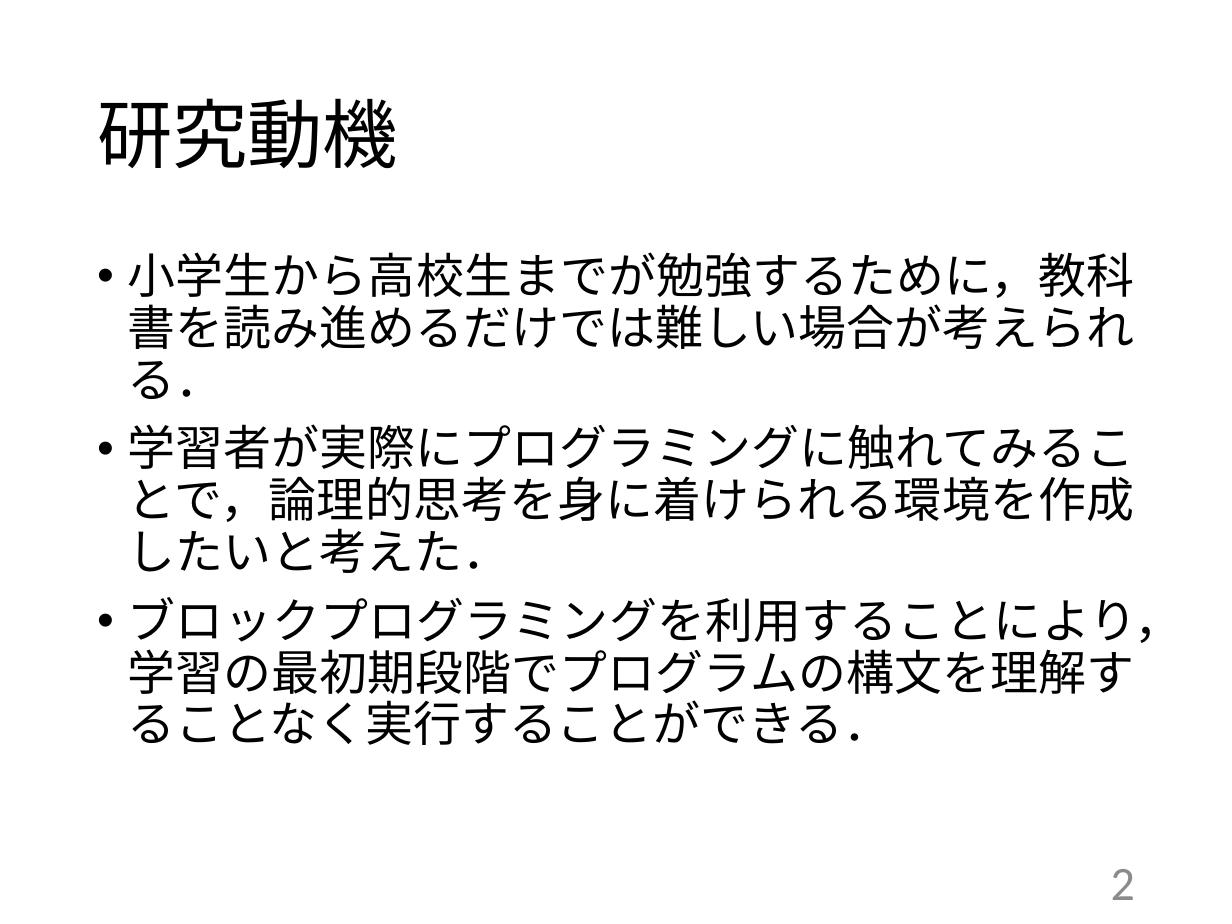
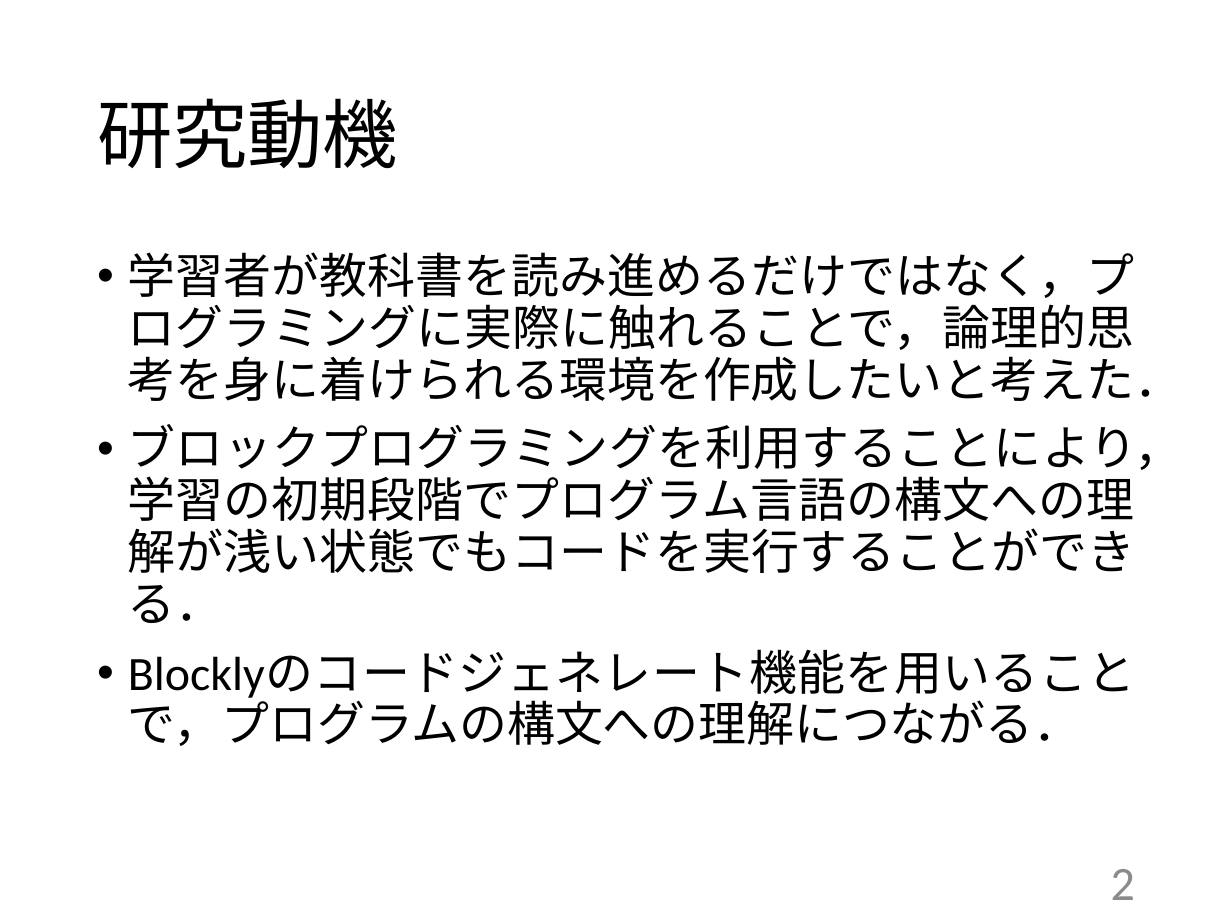
Before and after one commit to kait-takanolab/1821121-shimaoka-thesis, a slide deck: slide 2 of 1821121_shimaoka_tyuukan.pptx. Drawn at 1232x924 pixels with LibreOffice and Linux fonts; fonts in the diff are those of the drawing. Boxes give left, top, right and bottom in pixels: in the first picture for what was removed or moved away, otherwise in the second. Text is boxed around its words. In the diff, an @@ line names an element or a change of style, - is before the commit and + after.

```diff
--- a/1821121_shimaoka_tyuukan.pptx
+++ b/1821121_shimaoka_tyuukan.pptx
@@ text at (128, 252, 1182, 746): text changed @@
-• 小学生から高校生までが勉強するために，教科書を読み進めるだけでは難しい場合が考えられる．
-• 学習者が実際にプログラミングに触れてみることで，論理的思考を身に着けられる環境を作成したいと考えた．
-• ブロックプログラミングを利用することにより，学習の最初期段階でプログラムの構文を理解することなく実行することができる．
+• 学習者が教科書を読み進めるだけではなく，プログラミングに実際に触れることで，論理的思考を身に着けられる環境を作成したいと考えた．
+• ブロックプログラミングを利用することにより，学習の初期段階でプログラム言語の構文への理解が浅い状態でもコードを実行することができる．
+• Blocklyのコードジェネレート機能を用いることで，プログラムの構文への理解につながる．
```
Also in this commit, not shown: 8 other slides changed, 1 slide removed.
